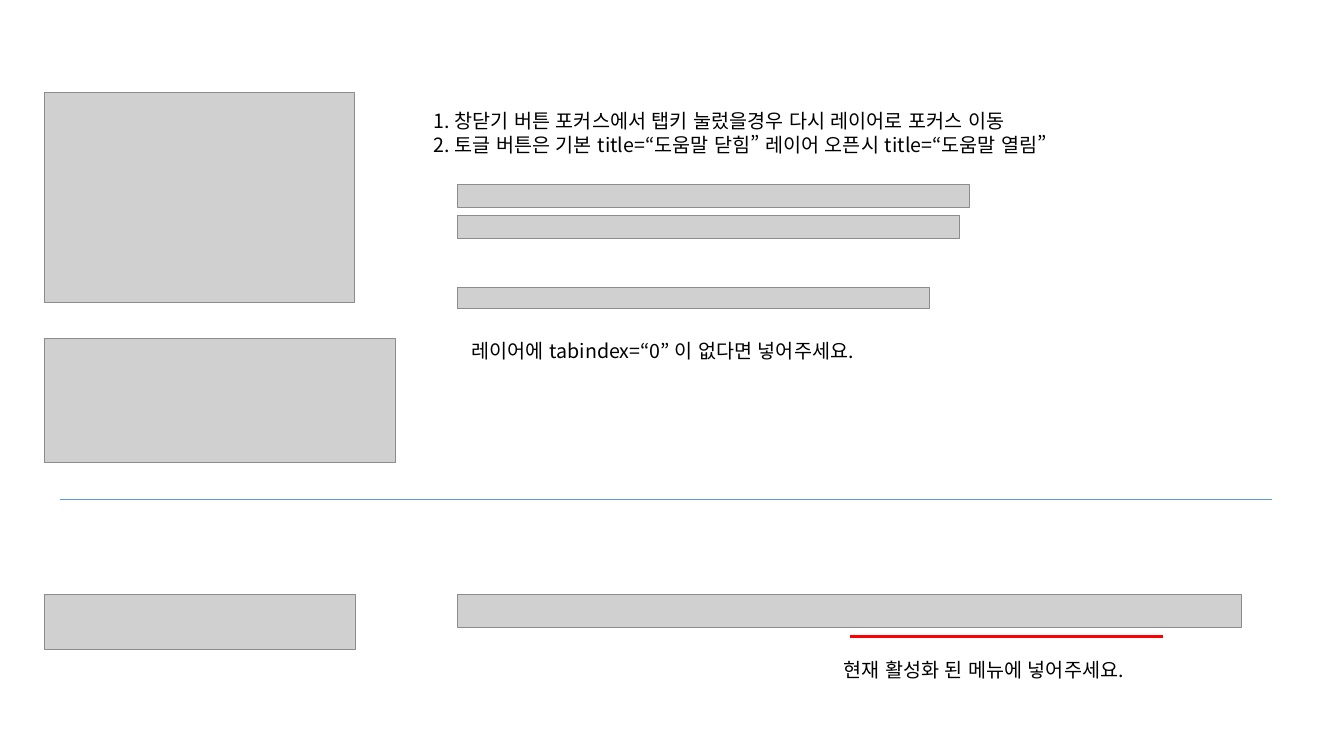
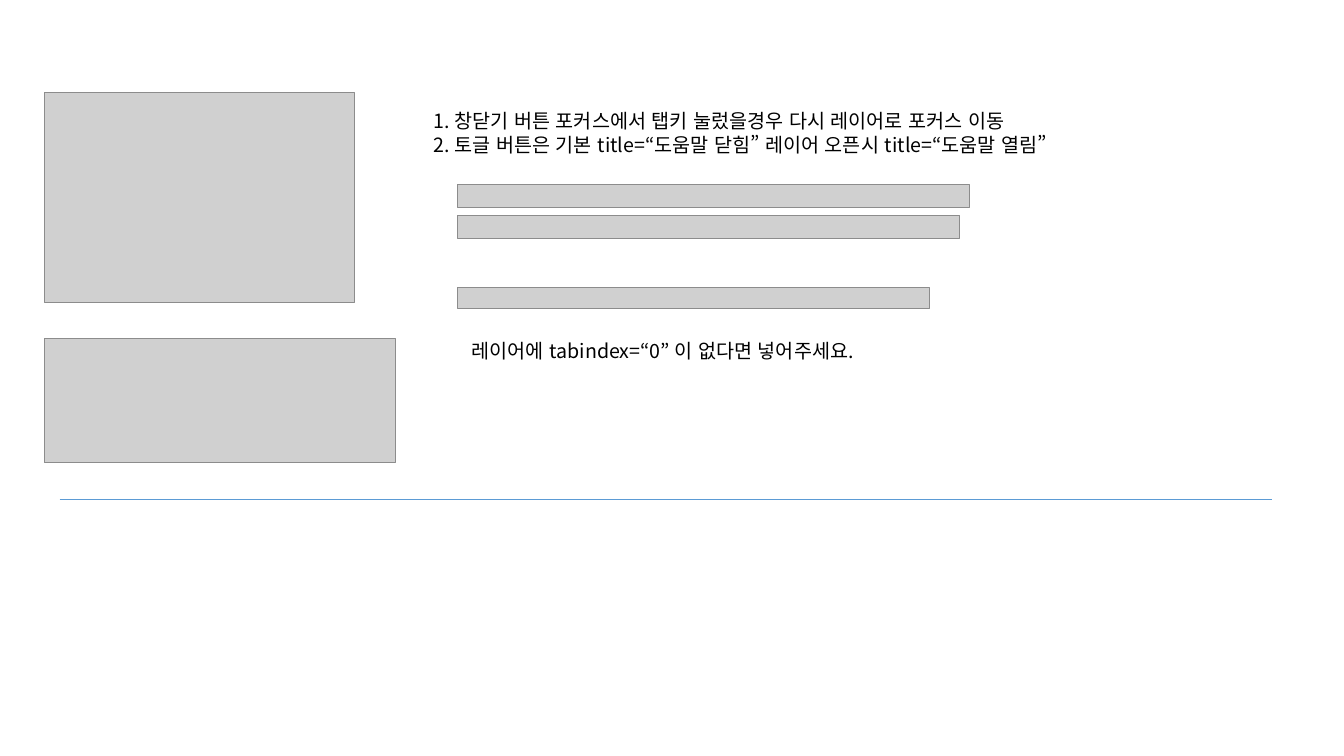
Before and after one commit to jeoungGyy/sejong, a slide deck: slide 3 of ppt/웹접근성 오류 체크(운영).pptx. Drawn at 1344x756 pixels with LibreOffice and Linux fonts; fonts in the diff are those of the drawing; grey boxes stand for pictures. Boxes give left, top, right and bottom in pixels: in the first picture for what was removed or moved away, otherwise in the second. Text is boxed around its words. In the diff, an @@ line names an element or a change of style, - is before the commit and + after.

```diff
--- a/ppt/웹접근성 오류 체크(운영).pptx
+++ b/ppt/웹접근성 오류 체크(운영).pptx
@@ picture removed at (x1=44, y1=595, x2=355, y2=649) @@
@@ picture removed at (x1=458, y1=595, x2=1241, y2=627) @@
@@ line removed from (850, 637) to (1164, 637) @@
@@ text removed at (x1=843, y1=660, x2=1124, y2=679) @@
-현재 활성화 된 메뉴에 넣어주세요.
```
Also in this commit, not shown: 5 slides added.
